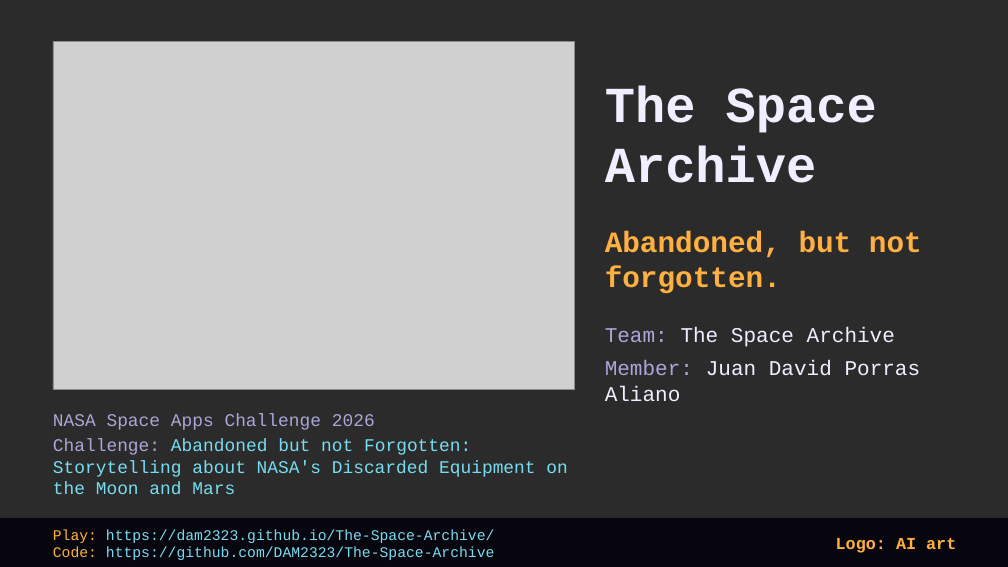
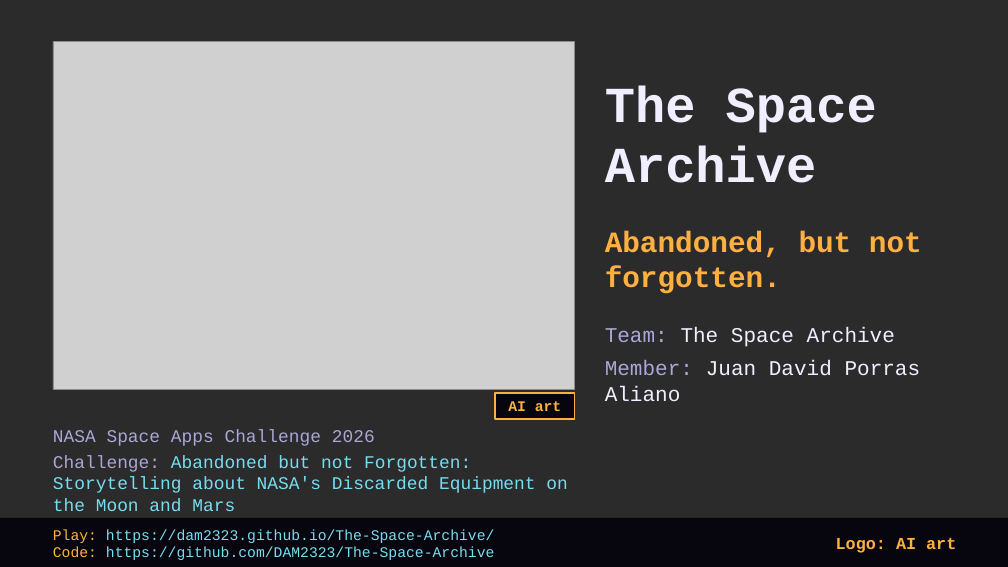
Before and after one commit to DAM2323/The-Space-Archive, a slide deck: slide 1 of docs/demo/The-Space-Archive-demo.pptx. Drawn at 1008x567 pixels with LibreOffice and Linux fonts; fonts in the diff are those of the drawing; grey boxes stand for pictures; background and template pictures are left out; a plain dark background stands for a picture behind light text. Boxes give left, top, right and bottom in pixels: in the first picture for what was removed or moved away, otherwise in the second. Text is boxed around its words. In the diff, an @@ line names an element or a change of style, - is before the commit and + after.

```diff
--- a/docs/demo/The-Space-Archive-demo.pptx
+++ b/docs/demo/The-Space-Archive-demo.pptx
@@ rectangle added at [495,393,575,419], fill #07060F, outline #FFB040 1.5 pt @@
@@ text added at [508,401,561,411], 14 pt, text #FFB040, bold @@
+AI art
@@ text "NASA Space Apps Challenge 2026": place and size @@
-text "NASA Space Apps Challenge 2026" at [53,413,567,494]
+text "NASA Space Apps Challenge 2026" at [53,430,567,511]
```
Also in this commit, not shown: 1 other file.
